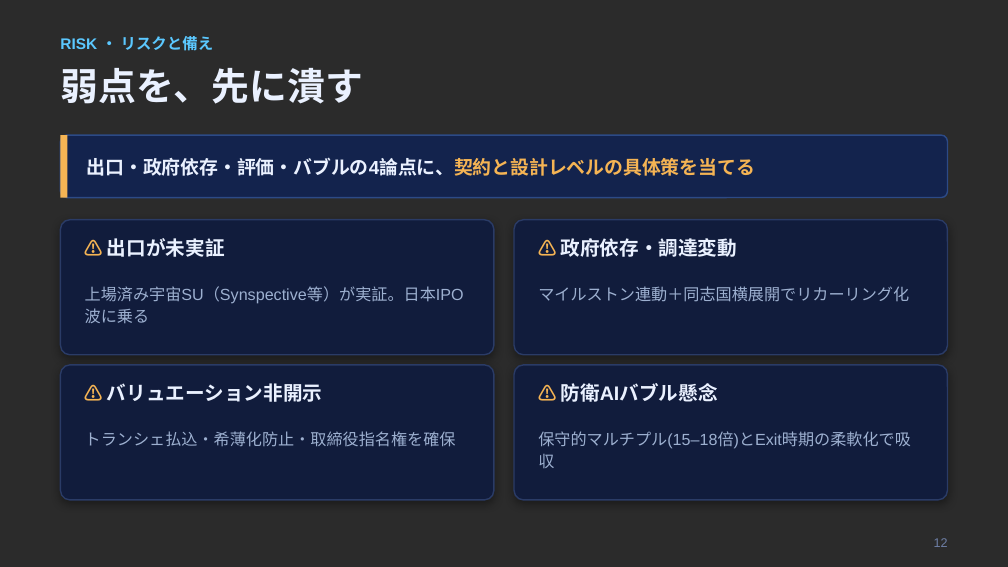
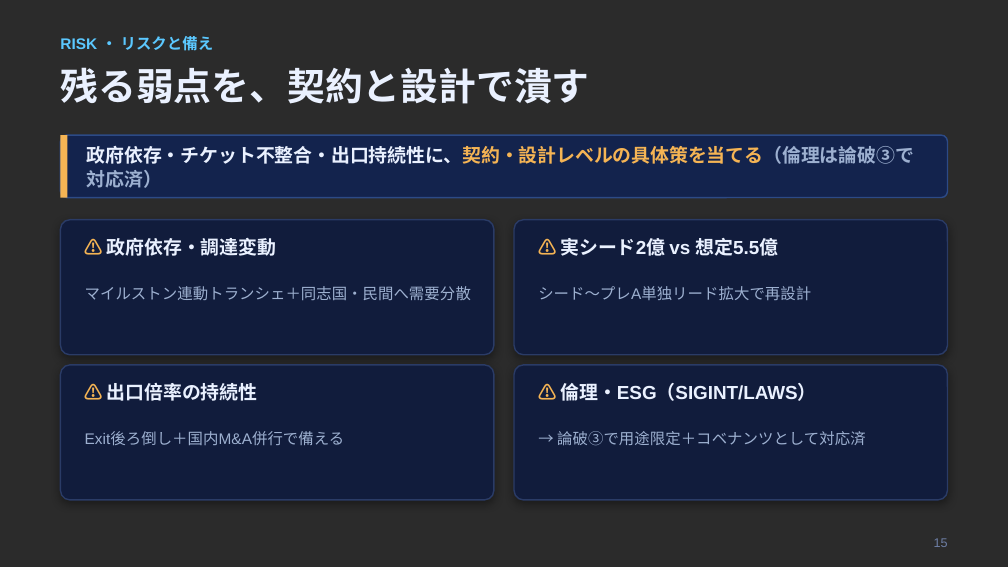
Before and after one commit to Hiroyuki-01/identity_academy_vc, a slide deck: slide 16 of outputs/05_発表スライド.pptx (slide 12 before the commit). Drawn at 1008x567 pixels with LibreOffice and Linux fonts; fonts in the diff are those of the drawing; background and template pictures are left out; a plain dark background stands for a picture behind light text. Boxes give left, top, right and bottom in pixels: in the first picture for what was removed or moved away, otherwise in the second. Text is boxed around its words. In the diff, an @@ line names an element or a change of style, - is before the commit and + after.

```diff
--- a/outputs/05_発表スライド.pptx
+++ b/outputs/05_発表スライド.pptx
@@ text at <box>60,67,589,104</box>: text changed @@
-弱点を、先に潰す
+残る弱点を、契約と設計で潰す
@@ text at <box>87,146,914,164</box>: text changed @@
-出口・政府依存・評価・バブルの4論点に、契約と設計レベルの具体策を当てる
+政府依存・チケット不整合・出口持続性に、契約・設計レベルの具体策を当てる（倫理は論破③で対応済）
@@ text at <box>107,238,276,256</box>: text changed; size 14 to 13.5 pt @@
-⚠ 出口が未実証
+⚠ 政府依存・調達変動
@@ text at <box>561,238,779,256</box>: text changed; size 14 to 13.5 pt @@
-⚠ 政府依存・調達変動
+⚠ 実シード2億 vs 想定5.5億
@@ text at <box>85,286,471,300</box>: text changed; size 11.5 to 11 pt @@
-上場済み宇宙SU（Synspective等）が実証。日本IPO波に乗る
+マイルストン連動トランシェ＋同志国・民間へ需要分散
@@ text at <box>538,286,811,300</box>: text changed; size 11.5 to 11 pt @@
-マイルストン連動＋同志国横展開でリカーリング化
+シード〜プレA単独リード拡大で再設計
@@ text at <box>107,383,258,401</box>: text changed; size 14 to 13.5 pt @@
-⚠ バリュエーション非開示
+⚠ 出口倍率の持続性
@@ text at <box>561,383,817,401</box>: text changed; size 14 to 13.5 pt @@
-⚠ 防衛AIバブル懸念
+⚠ 倫理・ESG（SIGINT/LAWS）
@@ text at <box>85,432,345,446</box>: text changed; size 11.5 to 11 pt @@
-トランシェ払込・希薄化防止・取締役指名権を確保
+Exit後ろ倒し＋国内M&A併行で備える
@@ text at <box>557,431,866,446</box>: text changed; size 11.5 to 11 pt @@
-保守的マルチプル(15–18倍)とExit時期の柔軟化で吸収
+→ 論破③で用途限定＋コベナンツとして対応済
@@ text at <box>934,538,948,547</box>: text changed @@
-12
+15
```
Also in this commit, not shown: 7 other slides changed, 9 slides added, 5 slides removed, 7 other files.
